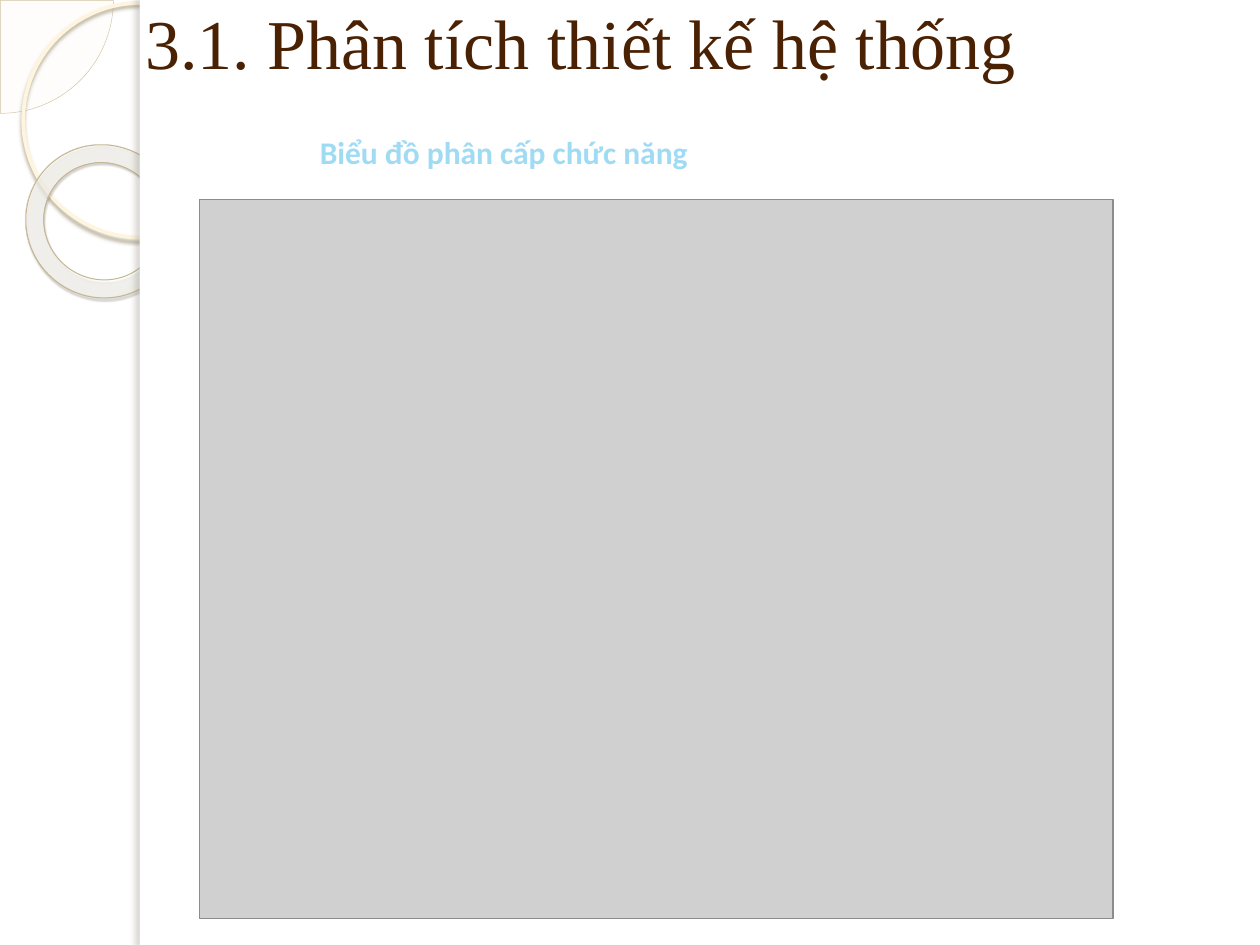
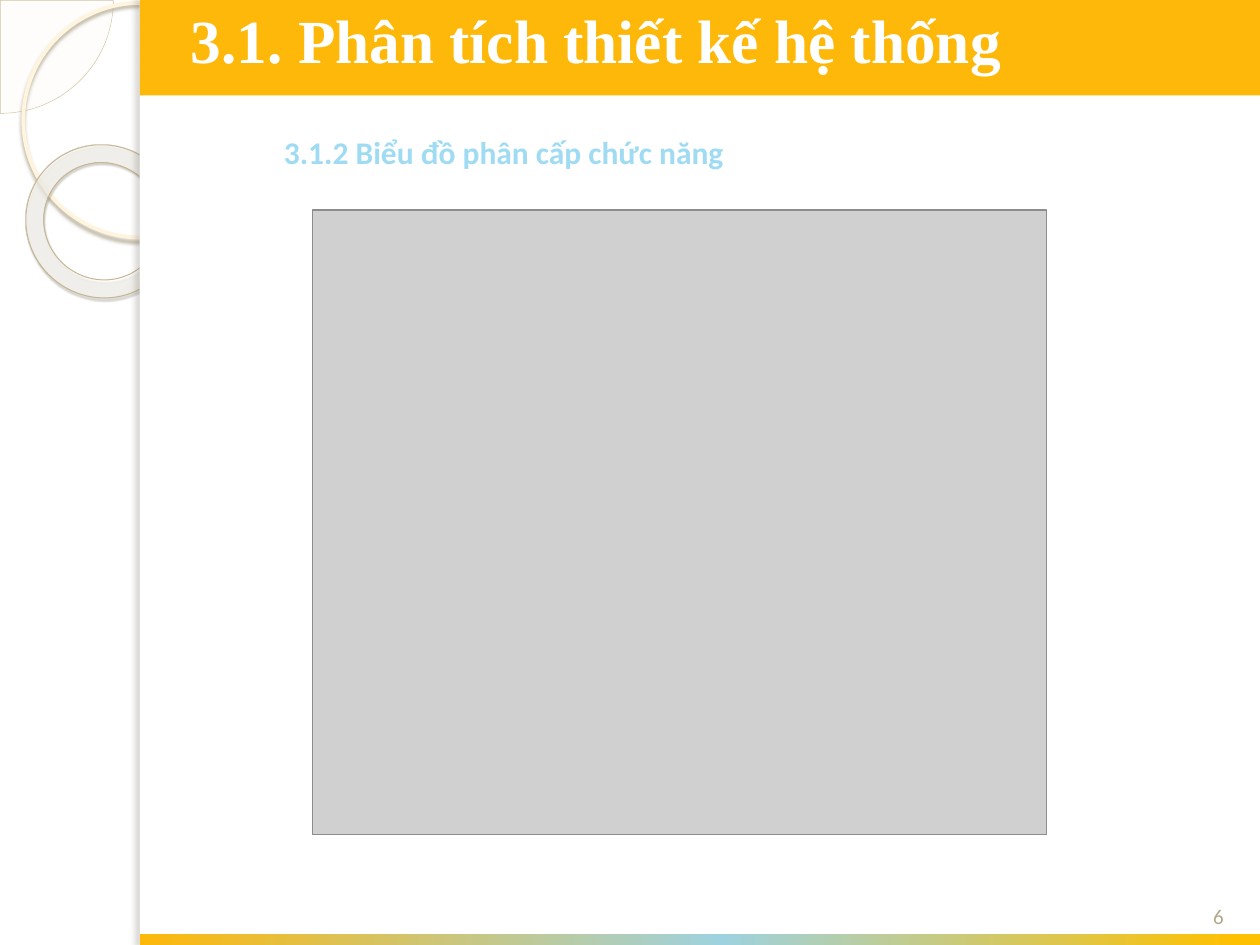
Before and after one commit to chiendv1992/webbanhang, a slide deck: slide 6 of bc/slide bv.pptx. Drawn at 1260x945 pixels with LibreOffice and Linux fonts; fonts in the diff are those of the drawing; grey boxes stand for pictures; background and template pictures are left out. Boxes give left, top, right and bottom in pixels: in the first picture for what was removed or moved away, otherwise in the second. Text is boxed around its words. In the diff, an @@ line names an element or a change of style, - is before the commit and + after.

```diff
--- a/bc/slide bv.pptx
+++ b/bc/slide bv.pptx
@@ rectangle added at <box>140,0,1260,96</box>, fill #FEB80A @@
@@ text added at <box>298,18,1015,77</box>, 35 pt, text #FFFFFF, bold @@
+3.1. Phân tích thiết kế hệ thống
@@ text in rectangle at <box>284,139,723,169</box>: text changed @@
-Biểu đồ phân cấp chức năng
+3.1.2 Biểu đồ phân cấp chức năng
@@ picture: place and size @@
-picture at <box>199,199,1113,919</box>
+picture at <box>312,210,1047,835</box>
@@ page number added at <box>1213,910,1224,924</box>, 12 pt, text #B6A98A @@
+6
@@ rectangle added at <box>140,935,1260,945</box>, fill gradient #FEB80A to #9ED2DF to #FFC000 @@
```
Also in this commit, not shown: 13 other slides changed, 1 slide added, 12 other files.
